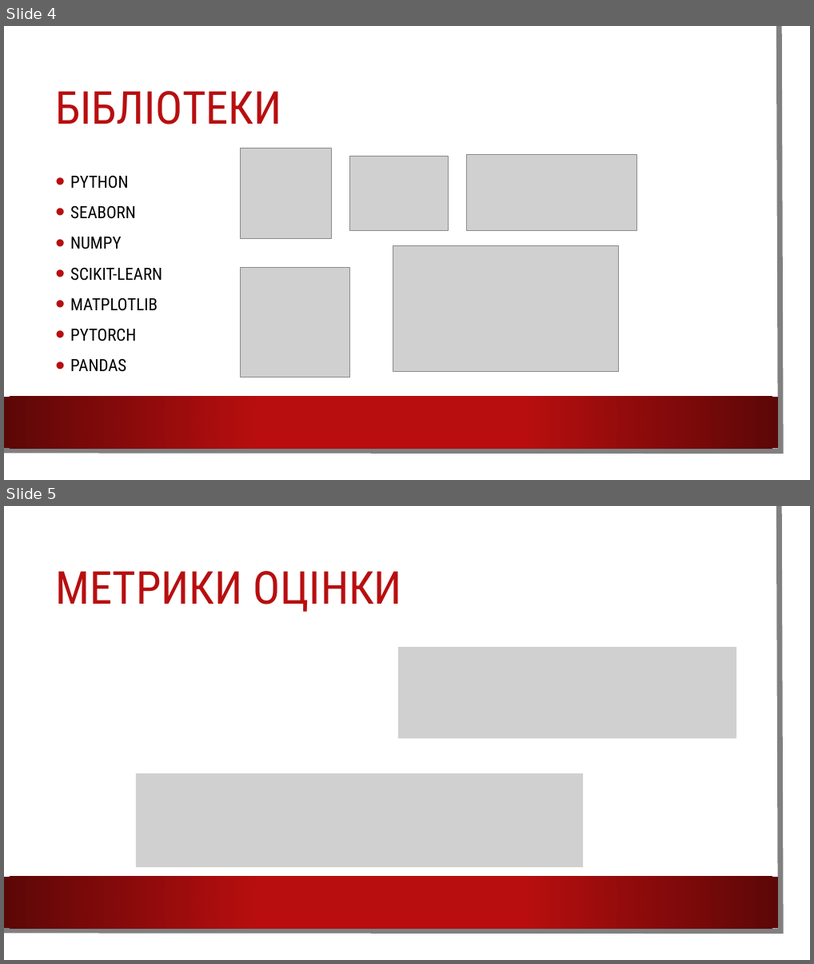
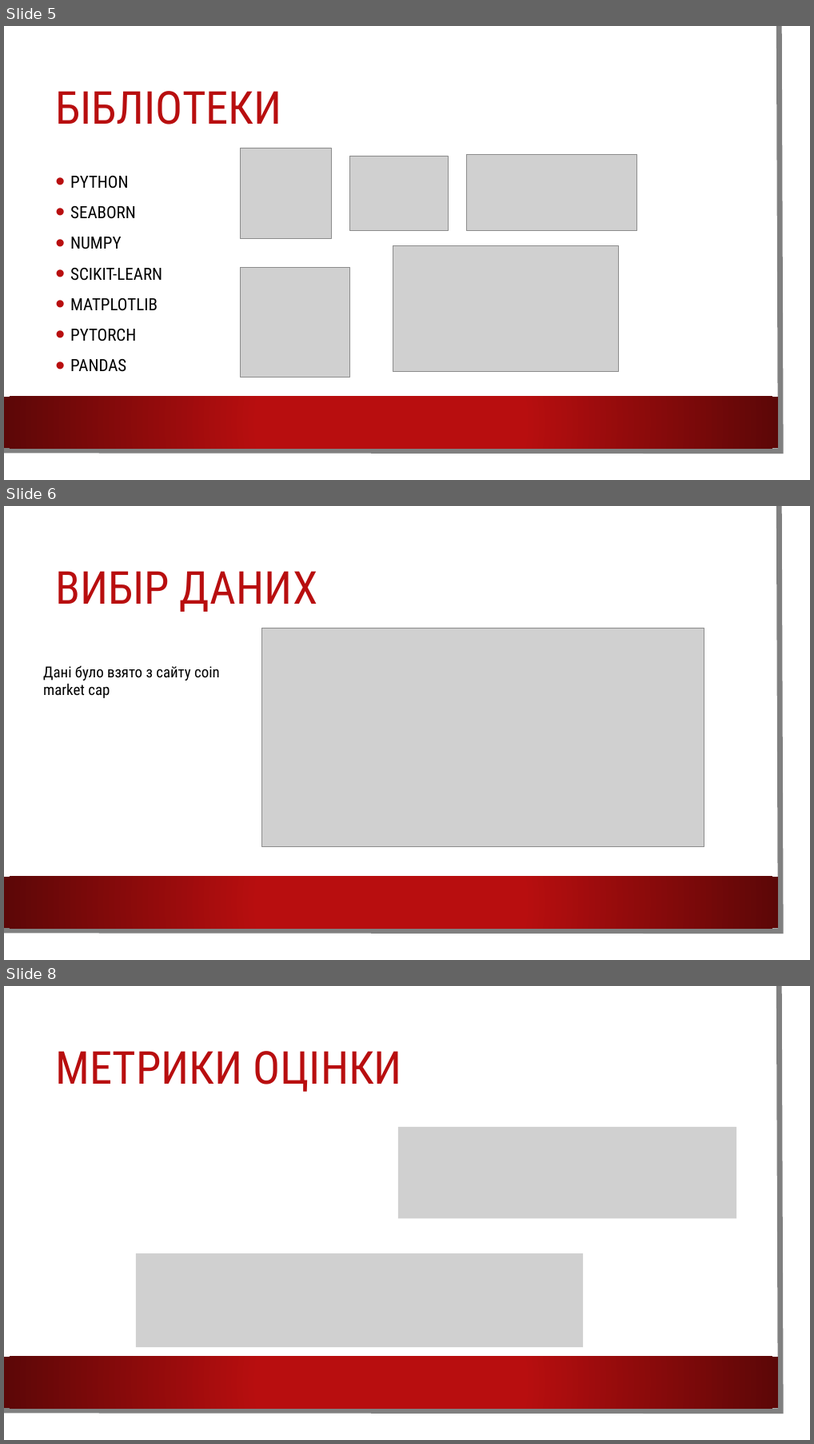
Before and after one commit to ParaskaBohdan/Diplom, a slide deck: Презентація.pptx. Shown one above the other, each under a label of ours: slides 4 and 5 before the commit, slides 5, 6 and 8 after it; the slides between them are not shown. The pictures are 814x964 and 814x1444 pixels, drawn with LibreOffice and Linux fonts; fonts in the diff are those of the drawing; grey boxes stand for pictures; background and template pictures are left out. Boxes give left, top, right and bottom in pixels: in the first picture for what was removed or moved away, otherwise in the second. Text is boxed around its words. In the diff, an @@ line names an element or a change of style, - is before the commit and + after.

```diff
--- a/Презентація.pptx
+++ b/Презентація.pptx
@@ slide 6 added at bbox=[4, 506, 810, 960], background picture (left out); not listed: 3 template elements that a slide beside it also shows @@
@@ title added at bbox=[55, 571, 318, 612], 54 pt, text #B80E0F @@
+ВИБІР ДАНИХ
@@ picture added at bbox=[262, 628, 705, 847] @@
@@ text added at bbox=[43, 665, 220, 698], 18 pt, text #000000 @@
+Дані було взято з сайту coin market cap
@@ what was slide 4 is now slide 5 @@
@@ what was slide 5 is now slide 8 @@
```
Also in this commit, not shown: 3 slides changed, 3 other slides added, 1 slide removed, 13 other files.
